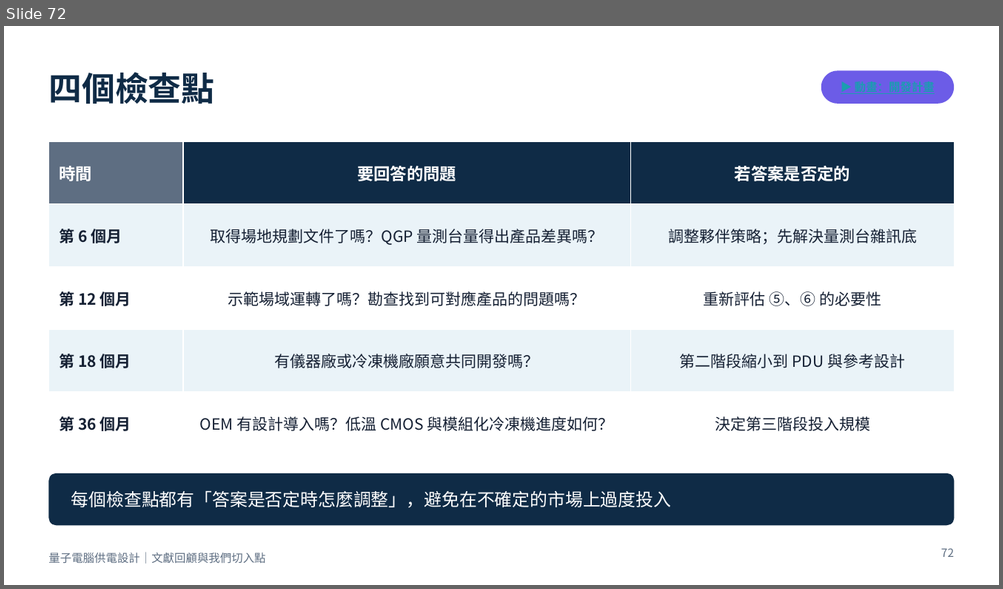
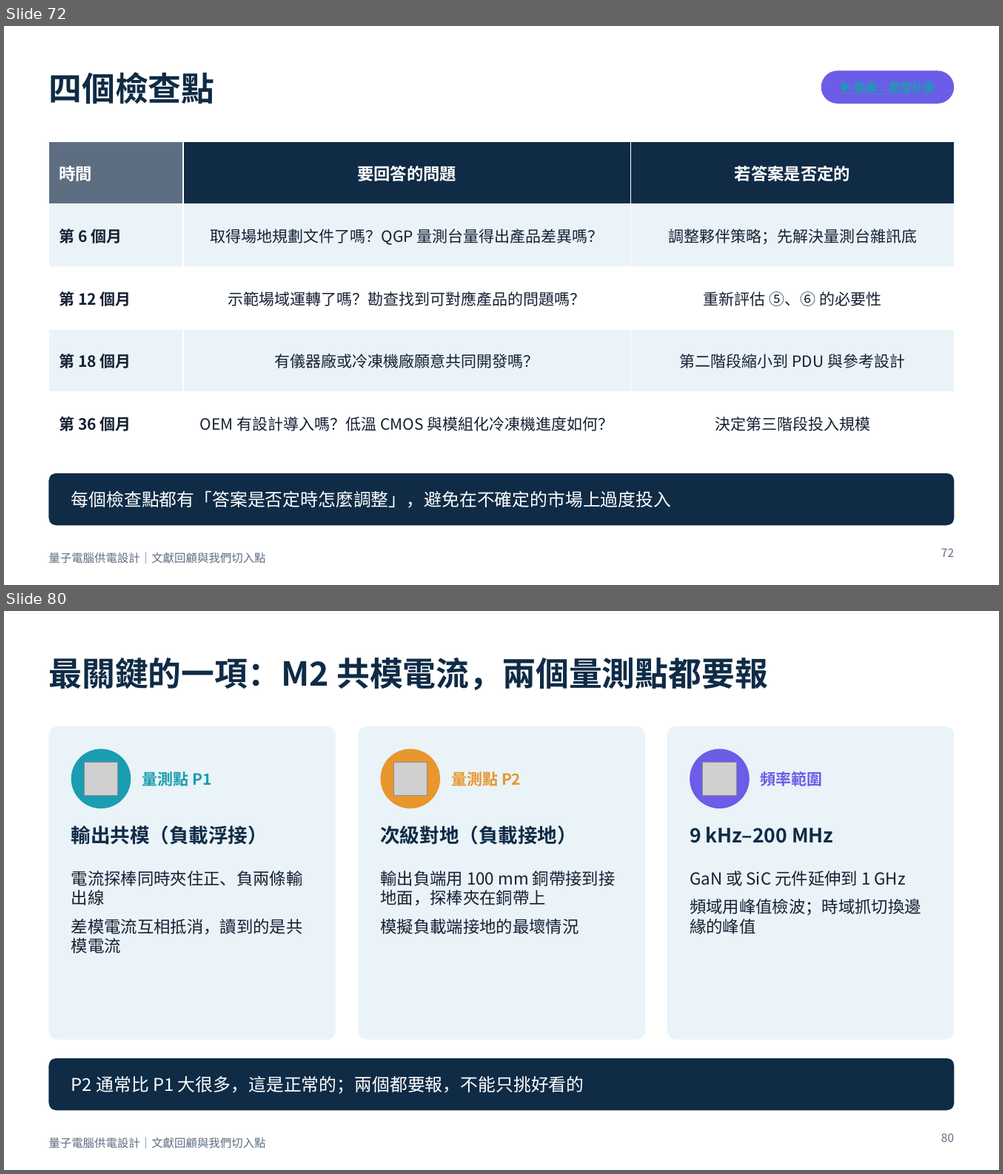
Before and after one commit to pcpcchen-coder/QuantumComputing, a slide deck: slides/output/qc-power-supply.pptx. Shown one above the other, each under a label of ours: slide 72 before the commit, slides 72 and 80 after it; the slides between them are not shown. The pictures are 1003x589 and 1003x1174 pixels, drawn with LibreOffice and Linux fonts; fonts in the diff are those of the drawing; grey boxes stand for pictures. Boxes give left, top, right and bottom in pixels: in the first picture for what was removed or moved away, otherwise in the second. Text is boxed around its words. In the diff, an @@ line names an element or a change of style, - is before the commit and + after.

```diff
--- a/slides/output/qc-power-supply.pptx
+++ b/slides/output/qc-power-supply.pptx
@@ slide 80 added at (4,611,999,1170), background #FFFFFF; not listed: 1 template element that a slide beside it also shows @@
@@ title added at (48,658,768,690), 32 pt, text #0F2B46, bold @@
+最關鍵的一項：M2 共模電流，兩個量測點都要報
@@ rounded rectangle added at (48,726,336,1040), fill #EAF3F8 @@
@@ rounded rectangle added at (358,726,644,1040), fill #EAF3F8 @@
@@ rounded rectangle added at (667,726,954,1040), fill #EAF3F8 @@
@@ ellipse added at (71,749,131,809), fill #1A9DB0 @@
@@ picture added at (85,763,118,796) @@
@@ ellipse added at (380,749,440,809), fill #E8962E @@
@@ picture added at (393,763,427,796) @@
@@ ellipse added at (690,749,749,809), fill #6C5CE7 @@
@@ picture added at (703,763,736,796) @@
@@ text added at (142,769,211,789), 15 pt, text #1A9DB0, bold @@
+量測點 P1
@@ text added at (451,769,521,789), 15 pt, text #E8962E, bold @@
+量測點 P2
@@ text added at (760,772,822,786), 15 pt, text #6C5CE7, bold @@
+頻率範圍
@@ text added at (71,826,267,845), 19 pt, text #0F2B46, bold @@
+輸出共模（負載浮接）
@@ text added at (380,826,576,845), 19 pt, text #0F2B46, bold @@
+次級對地（負載接地）
@@ text added at (689,826,833,843), 19 pt, text #0F2B46, bold @@
+9 kHz–200 MHz
@@ text added at (71,871,303,954), 16 pt, text #152033 @@
+電流探棒同時夾住正、負兩條輸出線
+差模電流互相抵消，讀到的是共模電流
@@ text added at (380,871,615,934), 16 pt, text #152033 @@
+輸出負端用 100 mm 銅帶接到接地面，探棒夾在銅帶上
+模擬負載端接地的最壞情況
@@ text added at (689,871,921,934), 16 pt, text #152033 @@
+GaN 或 SiC 元件延伸到 1 GHz
+頻域用峰值檢波；時域抓切換邊緣的峰值
@@ rounded rectangle added at (48,1059,954,1111), fill #0F2B46 @@
@@ text added at (71,1076,584,1094), 17 pt, text #FFFFFF @@
+P2 通常比 P1 大很多，這是正常的；兩個都要報，不能只挑好看的
@@ page number added at (941,1133,953,1142), 11 pt, text #5E6E82 @@
+80
```
Also in this commit, not shown: 1 slide changed, 21 other slides added, 4 other files.
